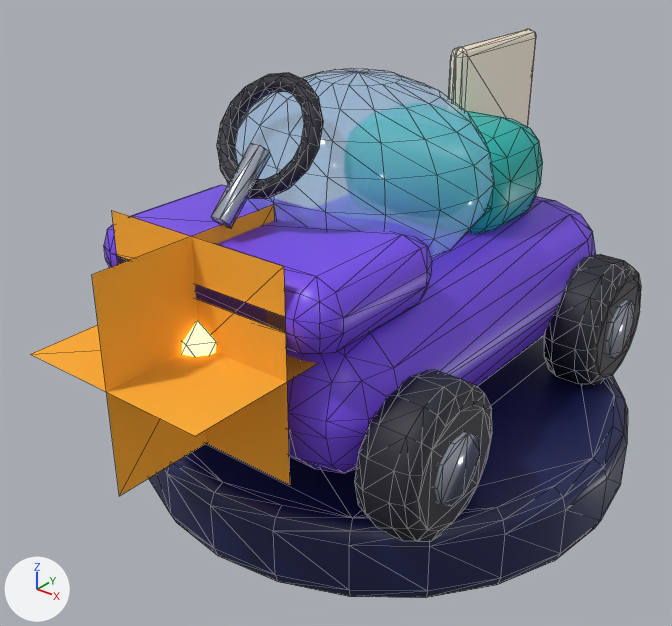
The glTF model art/models/mall_kiddie_car.glb, before and after one commit.
Rendered twice from a 50 mm camera at (1.57, -2.21, 1.8) aimed at (-0.03, -0.21, 0.56). The axes (+X, +Y, +Z) are drawn at lower left. The lights are the same throughout. The picture after the commit comes second. Mesh edges are drawn as thin lines.

In view in the first picture: 'KiddieCar'.
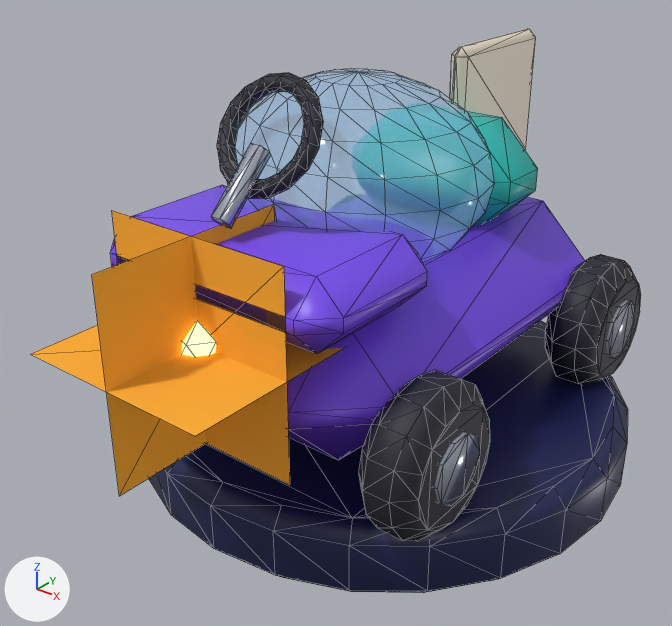
The change, as JSON lines over the scene's bpy script:
```json
{"block": "me_kiddiecar", "where": "# used by ob_kiddiecar; location = (0.0, 0.0, 0.0)"}
{"op": "remove", "block": "me_kiddiecar", "code": "me_kiddiecar.from_pydata(...)  # 1174 vertices, 2266 faces; spans x -0.8..0.8, y -1.09..0.85, z 0.0..1.32"}
{"op": "add", "block": "me_kiddiecar", "code": "me_kiddiecar.from_pydata(...)  # 790 vertices, 1498 faces; spans x -0.8..0.8, y -1.09..0.85, z 0.0..1.32"}
{"block": "me_kiddiecar", "change": "me_kiddiecar part 1: 384 vertices removed from x -0.79..0.79, y -0.79..0.84, z 0.01..1.27"}
```

Changed parts and their boxes (x1, y1, x2, y2) in the pictures (672 x 626 px):
```json
{"object": "KiddieCar", "change": "reshaped", "before": [31, 29, 641, 598], "after": [31, 29, 641, 593]}
{"part": 1, "of": "me_kiddiecar", "change": "deleted", "before": [104, 29, 641, 598]}
```
